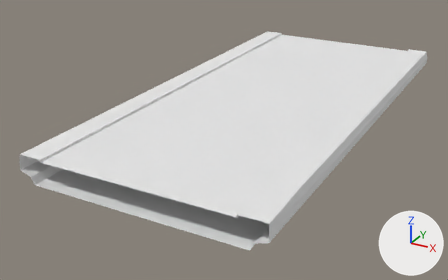
The OBJ model mesh/30/br4_elevated_segment-1_HC.obj as it was, and as the next commit left it.
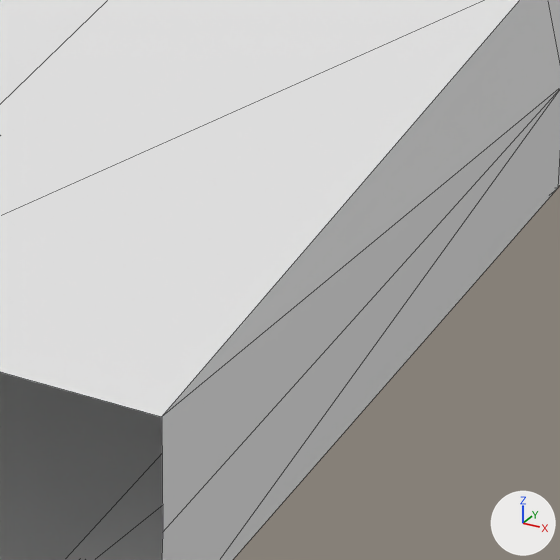
Each version appears first whole from a 50 mm lens placed at (34.5, -75.5, 28.9), pointed at (-4.3, -4.8, -6.5), and next in a close-up on the part from 57% to 68% of the width and 67% to 84% of the height. Arrows for +X, +Y and +Z are at lower right; the lights stay in place. The close-ups show mesh edges as thin lines. Where no turn or scale is listed for an object, it has been applied to the vertices.

Objects in the first close-up: 'br4_elevated_segment-1_HC'.
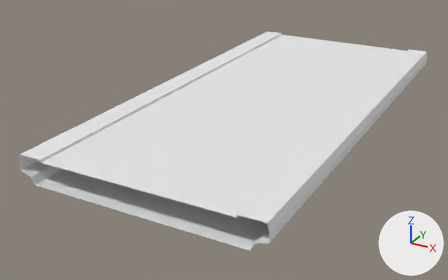
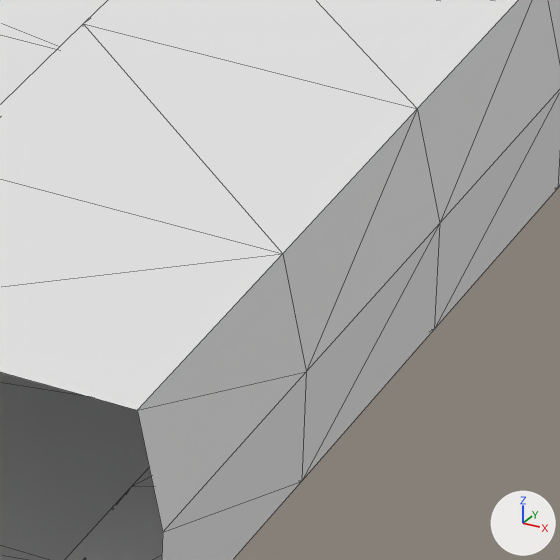
Changed parts and their boxes (x1, y1, x2, y2) in the close-ups (560 x 560 px):
part 1 of me_br4_elevated_segment_1_hc, built on
    before: (0, 0, 560, 531)
    after: (0, 0, 560, 560)

The change in detail:
me_br4_elevated_segment_1_hc is used by ob_br4_elevated_segment_1_hc; location (0.0, 0.0, 0.0).
me_br4_elevated_segment_1_hc had 144 vertices, 256 faces and spanned x -15.2..15.2, y -32.0..32.0, z -3.4..0.0.
me_br4_elevated_segment_1_hc now has 400 vertices, 768 faces and spans x -15.2..15.2, y -32.0..32.0, z -3.4..0.0.
me_br4_elevated_segment_1_hc part 1: 1 vertex removed from x 15.2, y -32.0, z 0.0; 257 vertices added at x -15.2..15.2, y -32.0..29.3, z -3.4..0.0.
